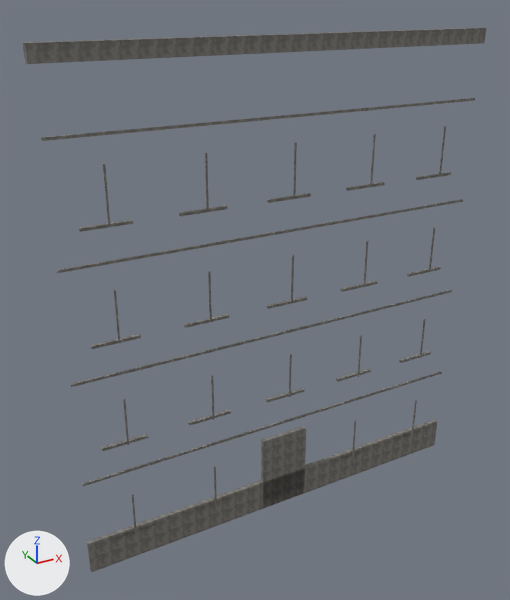
The OBJ model resources/blender/zombie_street/Street_BlockR1_Trim.obj: old version first, new version second.
The view is the same before and after, from a 50 mm camera at (-9.97, -16.13, 15.02) aimed at (-0.84, 0.48, 6.72). Every picture has the same lights, and +X, +Y and +Z are marked at lower left. The picture after the commit comes second. Where no turn or scale is listed for an object, it has been applied to the vertices.

Names of what the first picture shows: 'Street_BlockR1_Trim'.
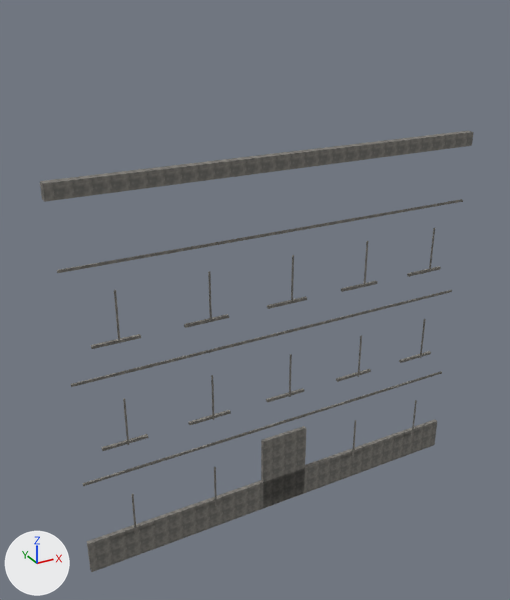
The change, as a diff of the scene's bpy script:
```diff
--- a/resources/blender/zombie_street/Street_BlockR1_Trim.obj.py
+++ b/resources/blender/zombie_street/Street_BlockR1_Trim.obj.py
@@ me_street_blockr1_trim @@
 # used by ob_street_blockr1_trim; location = (0.0, 0.0, 0.0)
-me_street_blockr1_trim.from_pydata(...)  # 360 vertices, 540 faces; spans x -6.6..6.6, y -0.22..0.26, z -0.58..14.0
+me_street_blockr1_trim.from_pydata(...)  # 272 vertices, 408 faces; spans x -6.6..6.6, y -0.22..0.26, z -0.58..11.0
+# me_street_blockr1_trim part 1: the loose piece of 8 vertices spanning x -6.6..6.6, y 0.0..0.26, z 13.58..14.0 is moved by (0.0, 0.0, -3.0)
+# me_street_blockr1_trim part 2: 11 loose pieces with 88 vertices, spanning x -6.5..6.5, y -0.22..0.09, z 9.74..12.02, are deleted
 me_street_blockr1_trim.materials.append(mat_trimstone)
```

Boxes (x1, y1, x2, y2) around the edits, measured in the pictures (510 x 600 px; the box of a moved part takes in the faces that stretch with it):
'Street_BlockR1_Trim', reshaped (6% narrower, 19% shorter)
    before: (23, 28, 486, 572)
    after: (40, 131, 474, 572)
part 1 of me_street_blockr1_trim, moved or reshaped
    before: (23, 28, 486, 64)
    after: (40, 131, 474, 202)
part 2 of me_street_blockr1_trim, deleted
    before: (41, 98, 475, 232)
